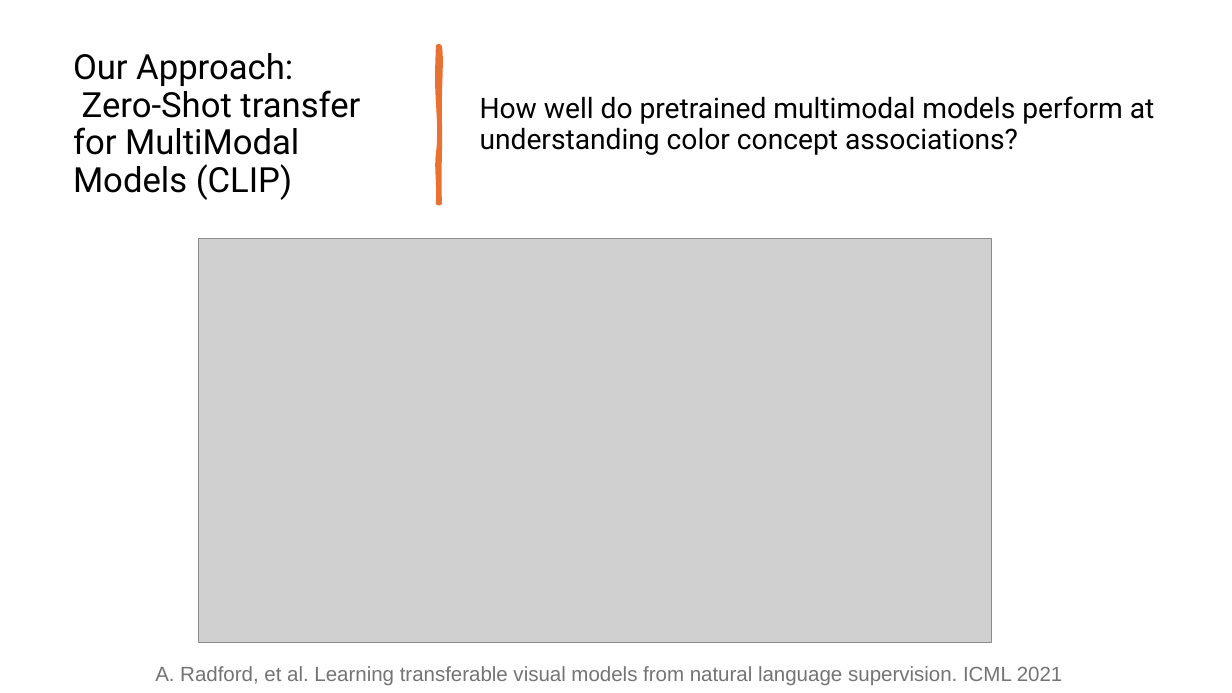
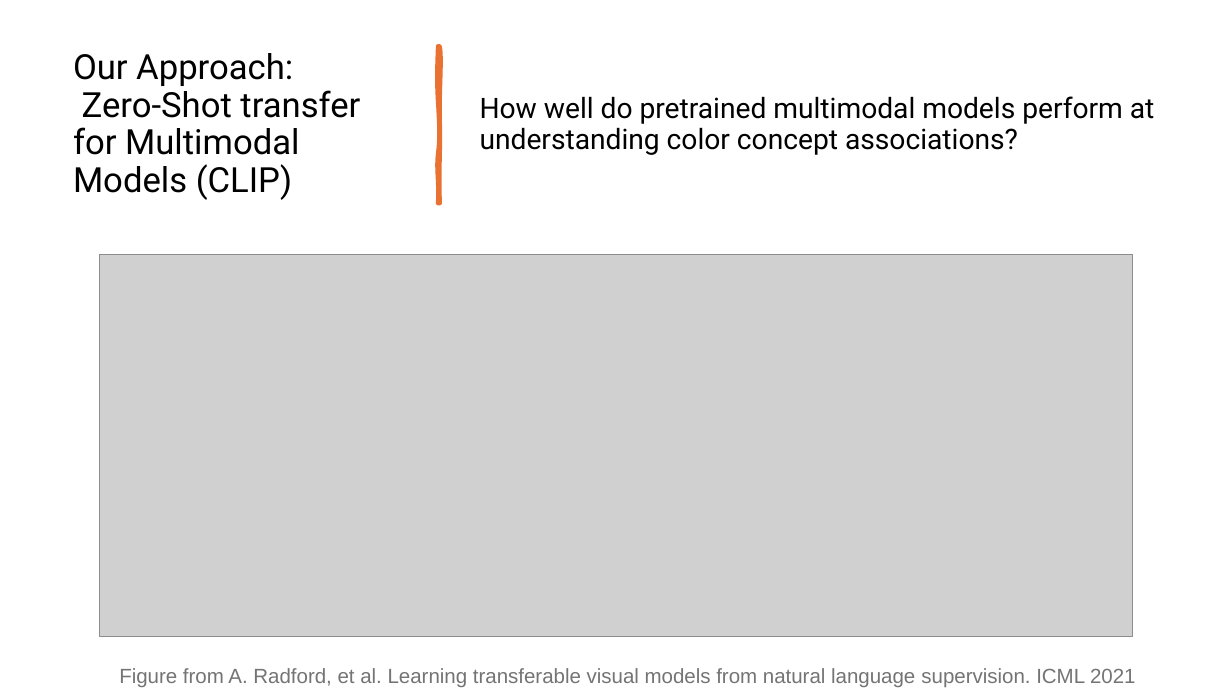
Before and after one commit to ryan-moreno/BMI_771_project, a slide deck: slide 9 of Presentation.pptx. Drawn at 1232x693 pixels with LibreOffice and Linux fonts; fonts in the diff are those of the drawing; grey boxes stand for pictures. Boxes give left, top, right and bottom in pixels: in the first picture for what was removed or moved away, otherwise in the second. Text is boxed around its words. In the diff, an @@ line names an element or a change of style, - is before the commit and + after.

```diff
--- a/Presentation.pptx
+++ b/Presentation.pptx
@@ title at (73,53,360,200): text changed @@
-Our Approach:
-Zero-Shot transfer for MultiModal Models (CLIP)
+Our Approach:
+Zero-Shot transfer for Multimodal Models (CLIP)
@@ picture: place and size @@
-picture at (199,238,991,642)
+picture at (100,254,1132,637)
@@ text at (119,668,1136,687): text changed @@
-A. Radford, et al. Learning transferable visual models from natural language supervision. ICML 2021
+Figure from A. Radford, et al. Learning transferable visual models from natural language supervision. ICML 2021
```
Also in this commit, not shown: 16 other slides changed, 2 slides added, 2 slides removed.
